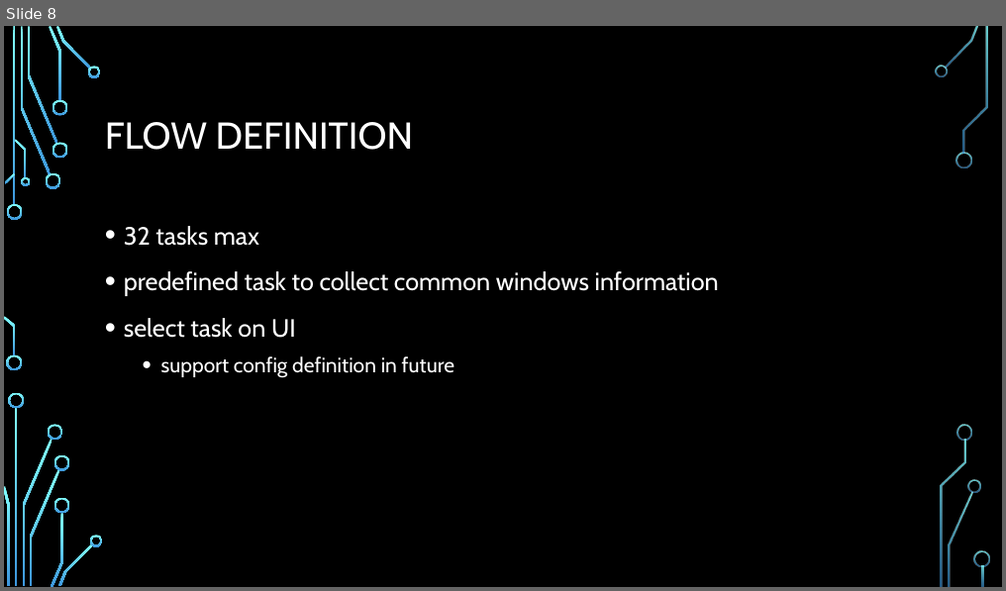
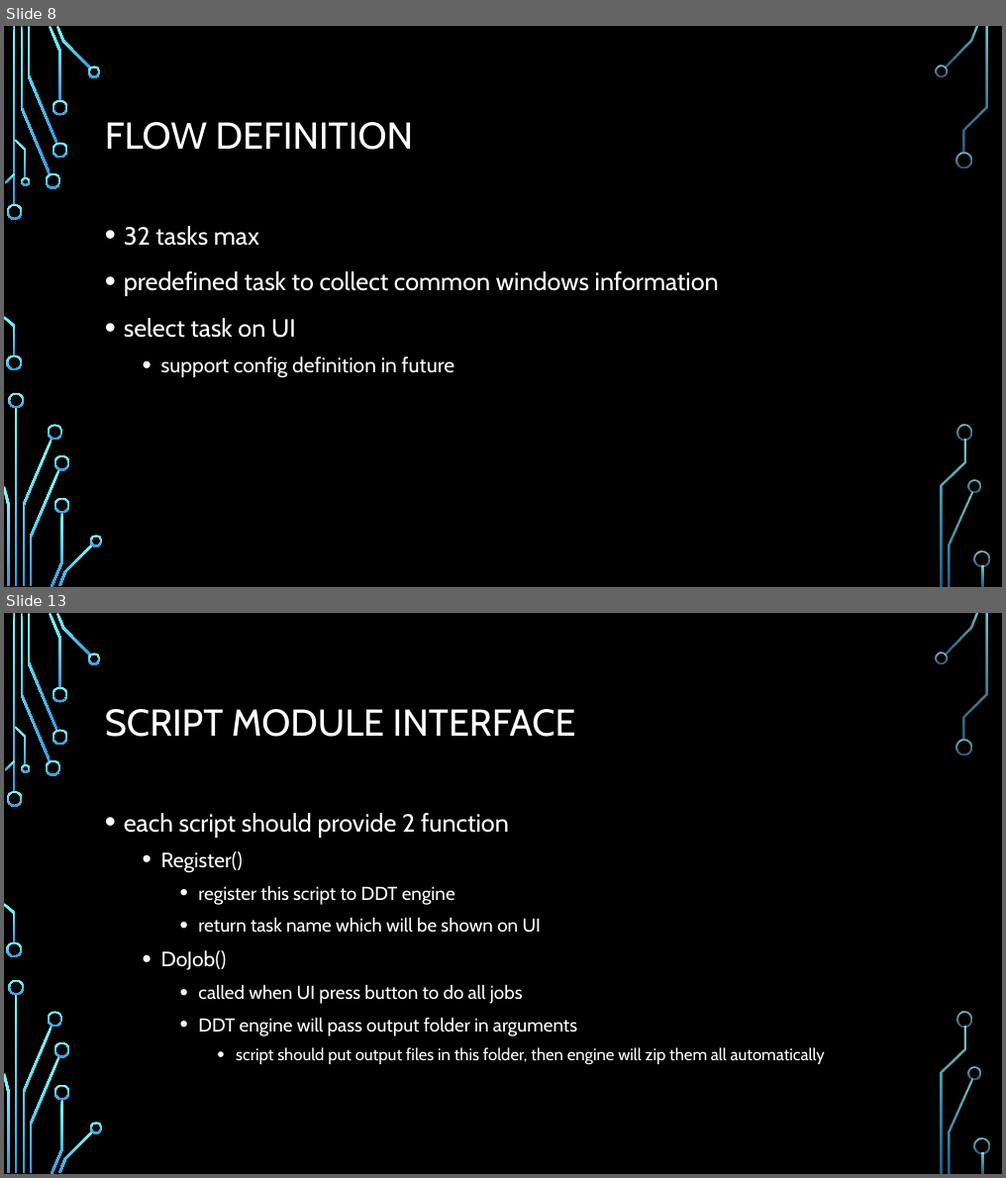
Before and after one commit to smokingpc/ddt, a slide deck: doc/Overview.pptx. Shown one above the other, each under a label of ours: slide 8 before the commit, slides 8 and 13 after it; the slides between them are not shown. The pictures are 1006x591 and 1006x1178 pixels, drawn with LibreOffice and Linux fonts; fonts in the diff are those of the drawing; background and template pictures are left out. Boxes give left, top, right and bottom in pixels: in the first picture for what was removed or moved away, otherwise in the second. Text is boxed around its words. In the diff, an @@ line names an element or a change of style, - is before the commit and + after.

```diff
--- a/doc/Overview.pptx
+++ b/doc/Overview.pptx
@@ slide 13 added at bbox=[4, 613, 1002, 1174], background picture (left out); not listed: 36 template elements that a slide beside it also shows @@
@@ title added at bbox=[105, 709, 576, 737], 36 pt, text #FFFFFF @@
+SCRIPT MODULE INTERFACE
@@ text added at bbox=[124, 813, 825, 1065], 18 pt, text #FFFFFF @@
+• each script should provide 2 function
+  • Register()
+    • register this script to DDT engine
+    • return task name which will be shown on UI
+  • DoJob()
+    • called when UI press button to do all jobs
+    • DDT engine will pass output folder in arguments
+      • script should put output files in this folder, then engine will zip them all automatically
```
Also in this commit, not shown: 1 slide changed, 3 other slides added, 1 slide removed, 12 other files.
